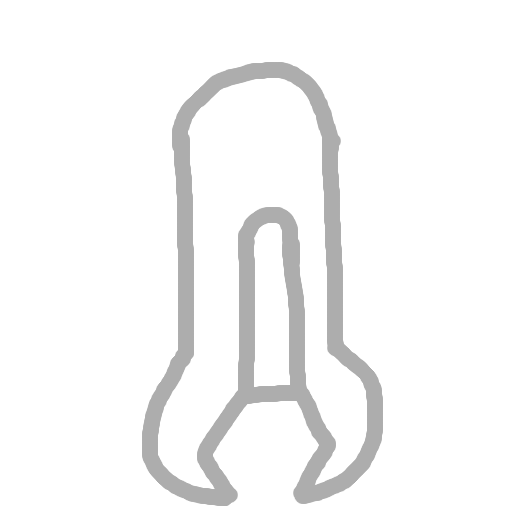
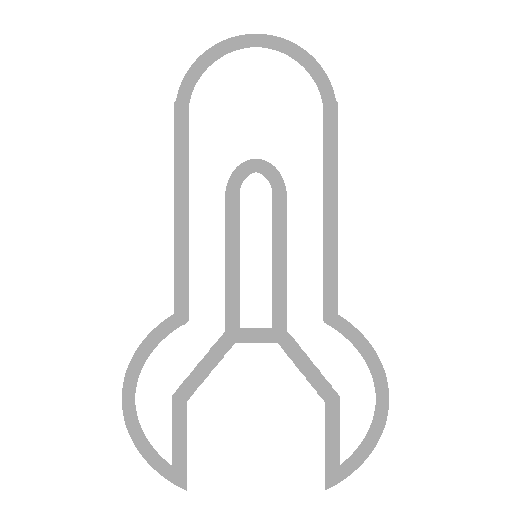
Comparing the layer stacks of the two 512x512 images. Changes:
added layer "Layer #2" above "Layer" over [122, 34, 389, 491]
hid "Layer" over [142, 62, 383, 506]
hid "Layer #1" over [153, 73, 371, 496]
